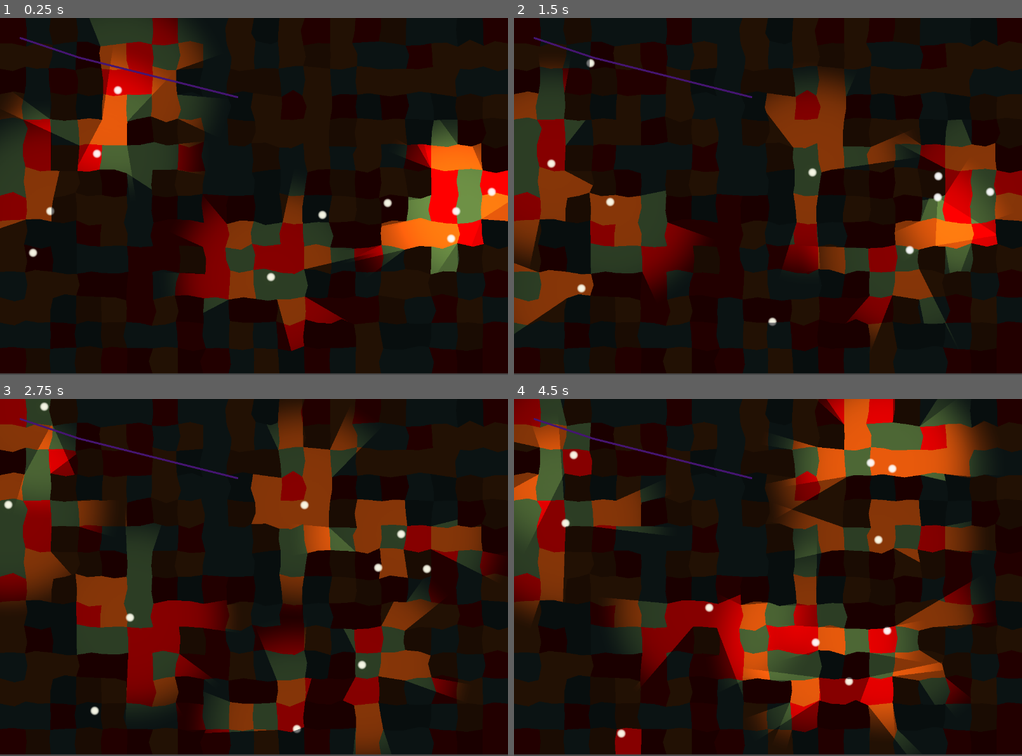
Above: before the commit, frames 1-4 (two rows, left to right).
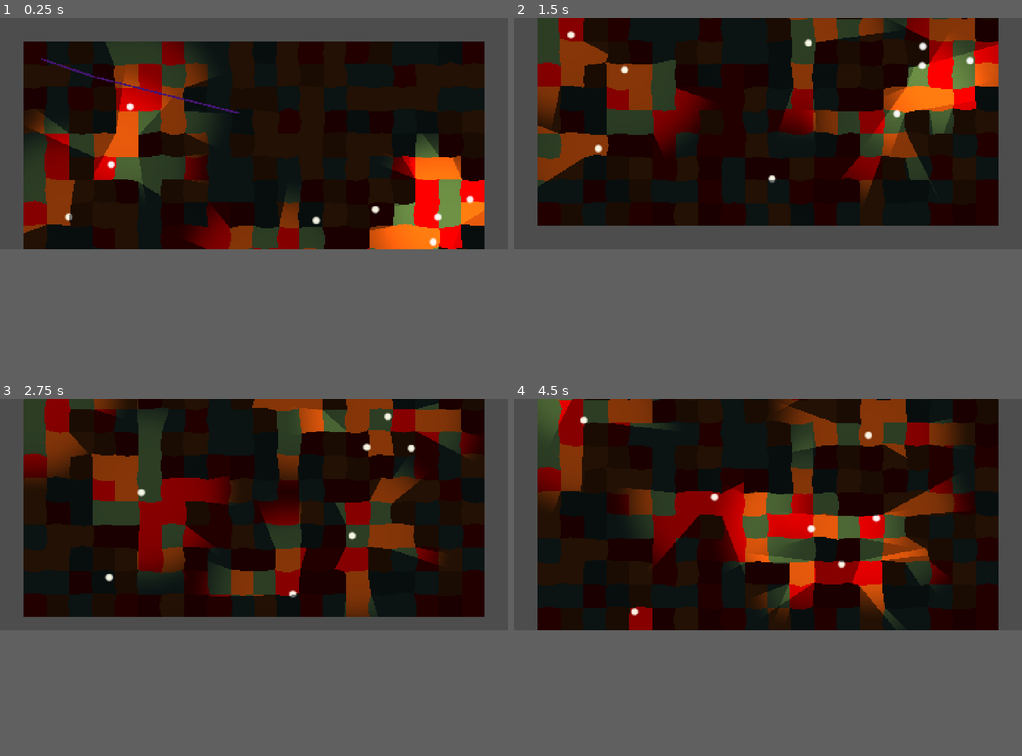
Above: after the commit, the same moments.

Repository: vincent-woelfer/dwarfs-diamonds
Game: Godot game, scene res://scenes/root.tscn
Two runs of this game, one before a commit and one after it. Both use one fixed random seed, a clock stepped at 60 frames per second and the inputs below.
Inputs:
- Up to frame 1 (0.25 s): no input
- Up to frame 2 (1.5 s): hold Right (ui_right) 0.53-1.28 s; hold S (cam_move_down, bound only after the commit) 0.53-1.28 s; tap A (cam_move_left, bound only after the commit) at 0.8, 1.35 s; hold Down (ui_down) from 1.28 s (still down)
- Up to frame 3 (2.75 s): tap D (cam_move_right, bound only after the commit) at 1.55 s; release Down (ui_down) at 2.03 s; hold Right (ui_right) from 2.03 s (still down); hold D (cam_move_right, bound only after the commit) from 2.03 s (still down); tap W (cam_move_up, bound only after the commit) at 2.3 s
- Up to frame 4 (4.5 s): release Right (ui_right) at 2.78 s; release D (cam_move_right, bound only after the commit) at 2.78 s; hold Up (ui_up) 2.78-3.53 s; tap W (cam_move_up, bound only after the commit) at 2.85 s; tap S (cam_move_down, bound only after the commit) at 3.05 s; hold S (cam_move_down, bound only after the commit) 3.53-4.28 s; hold Left (ui_left) from 3.53 s (still down); tap A (cam_move_left, bound only after the commit) at 3.8, 4.35 s
The window is 800x562 before the commit and 800x364 after it. Grey fills any space a smaller window leaves; there, only what the larger window draws over its background counts as a difference.

The runs differ from the first frame. In frame 1, 34% of the frame differs, in the area x 0-100%, y 0-100%; in frame 2, 46%; in frame 3, 51%; in frame 4, 50%.

Commit message:
add camera

Diff:
--- a/project.godot
+++ b/project.godot
@@ -15,13 +15,64 @@
 config/features=PackedStringArray("4.5", "Forward Plus")
 config/icon="res://icon.svg"
 
+[autoload]
+
+Global="*res://src/autoloads/Global.gd"
+
+[debug]
+
+gdscript/warnings/unused_variable=0
+gdscript/warnings/unused_local_constant=0
+gdscript/warnings/unused_private_class_variable=0
+gdscript/warnings/unused_parameter=0
+gdscript/warnings/unused_signal=0
+gdscript/warnings/untyped_declaration=1
+gdscript/warnings/unsafe_property_access=1
+gdscript/warnings/unsafe_method_access=1
+gdscript/warnings/unsafe_cast=1
+gdscript/warnings/unsafe_call_argument=1
+
 [display]
 
-window/size/viewport_width=1280
-window/size/viewport_height=900
+window/size/viewport_width=1408
+window/size/viewport_height=640
+window/size/mode=3
+window/size/initial_position_type=3
+window/size/borderless=true
+window/stretch/mode="canvas_items"
+window/stretch/aspect="expand"
+window/vsync/vsync_mode=0
 
 [file_customization]
 
 folder_colors={
 "res://src/": "blue"
 }
+
+[input]
+
+cam_move_left={
+"deadzone": 0.2,
+"events": [Object(InputEventKey,"resource_local_to_scene":false,"resource_name":"","device":-1,"window_id":0,"alt_pressed":false,"shift_pressed":false,"ctrl_pressed":false,"meta_pressed":false,"pressed":false,"keycode":0,"physical_keycode":65,"key_label":0,"unicode":97,"location":0,"echo":false,"script":null)
+]
+}
+cam_move_right={
+"deadzone": 0.2,
+"events": [Object(InputEventKey,"resource_local_to_scene":false,"resource_name":"","device":-1,"window_id":0,"alt_pressed":false,"shift_pressed":false,"ctrl_pressed":false,"meta_pressed":false,"pressed":false,"keycode":0,"physical_keycode":68,"key_label":0,"unicode":100,"location":0,"echo":false,"script":null)
+]
+}
+cam_move_up={
+"deadzone": 0.2,
+"events": [Object(InputEventKey,"resource_local_to_scene":false,"resource_name":"","device":-1,"window_id":0,"alt_pressed":false,"shift_pressed":false,"ctrl_pressed":false,"meta_pressed":false,"pressed":false,"keycode":0,"physical_keycode":87,"key_label":0,"unicode":119,"location":0,"echo":false,"script":null)
+]
+}
+cam_move_down={
+"deadzone": 0.2,
+"events": [Object(InputEventKey,"resource_local_to_scene":false,"resource_name":"","device":-1,"window_id":0,"alt_pressed":false,"shift_pressed":false,"ctrl_pressed":false,"meta_pressed":false,"pressed":false,"keycode":0,"physical_keycode":83,"key_label":0,"unicode":115,"location":0,"echo":false,"script":null)
+]
+}
+quit={
+"deadzone": 0.2,
+"events": [Object(InputEventKey,"resource_local_to_scene":false,"resource_name":"","device":-1,"window_id":0,"alt_pressed":false,"shift_pressed":false,"ctrl_pressed":false,"meta_pressed":false,"pressed":false,"keycode":0,"physical_keycode":4194305,"key_label":0,"unicode":0,"location":0,"echo":false,"script":null)
+]
+}
--- /dev/null
+++ b/scenes/camera_controller.gd
@@ -0,0 +1 @@
+extends "res://src/CameraController.gd"
--- a/scenes/root.tscn
+++ b/scenes/root.tscn
@@ -1,6 +1,11 @@
-[gd_scene load_steps=2 format=3 uid="uid://ci6xt6c4pgxfe"]
+[gd_scene load_steps=3 format=3 uid="uid://ci6xt6c4pgxfe"]
 
 [ext_resource type="Script" uid="uid://6tsnng1yc534" path="res://src/Level.gd" id="1_j5px3"]
+[ext_resource type="Script" uid="uid://dyag5xrvgqmps" path="res://src/Camera.gd" id="2_twpsu"]
 
 [node name="Node2D" type="Node2D"]
 script = ExtResource("1_j5px3")
+
+[node name="Camera" type="Camera2D" parent="."]
+limit_enabled = false
+script = ExtResource("2_twpsu")
--- /dev/null
+++ b/src/Camera.gd
@@ -0,0 +1,50 @@
+class_name Camera
+extends Camera2D
+
+# Positional parameters
+# pixels per second
+@export var pan_speed: float = 600.0
+
+# For panning and level bounds
+# The world size (as in)
+var level_size: Vector2 = Global.CELL_SIZE_VEC * Vector2(Global.LEVEL_WIDTH, Global.LEVEL_HEIGHT)
+var margin_cells: int = 1
+
+
+var viewport_size: Vector2 = Vector2.ZERO # Set in _ready
+
+# Called when the node enters the scene tree for the first time.
+func _ready() -> void:
+	# Get the visible screen size (in world units)
+	viewport_size = get_viewport_rect().size / zoom
+
+	# Start centered on horizonal axis
+	position.x = level_size.x * 0.5
+	_clamp_to_level()
+
+
+func _process(delta: float) -> void:
+	var input_vector := Vector2.ZERO
+
+	if Input.is_action_pressed("ui_left") or Input.is_action_pressed("cam_move_left"):
+		input_vector.x -= 1
+	if Input.is_action_pressed("ui_right") or Input.is_action_pressed("cam_move_right"):
+		input_vector.x += 1
+	if Input.is_action_pressed("ui_up") or Input.is_action_pressed("cam_move_up"):
+		input_vector.y -= 1
+	if Input.is_action_pressed("ui_down") or Input.is_action_pressed("cam_move_down"):
+		input_vector.y += 1
+
+
+	# Actually move
+	if input_vector != Vector2.ZERO:
+		position += input_vector.normalized() * pan_speed * delta
+
+	_clamp_to_level()
+
+
+func _clamp_to_level() -> void:
+	var half_view := viewport_size * 0.5
+	var margin := margin_cells * Global.CELL_SIZE
+	position.x = clamp(position.x, half_view.x - margin, level_size.x - half_view.x + margin)
+	position.y = clamp(position.y, half_view.y - margin, level_size.y - half_view.y + margin)
--- a/src/Cell.gd
+++ b/src/Cell.gd
@@ -49,15 +49,6 @@
 		occluder.occluder = occluder_poly
 		add_child(occluder)
 
-	# if not is_solid and randf() <= 0.05:
-	# 	var light := PointLight2D.new()
-	# 	light.energy = 1.5
-	# 	light.texture_scale = 1.75
-	# 	light.texture = preload("res://gradient.png")
-	# 	light.position = grid_pos * Util.CELL_SIZE.x
-	# 	light.shadow_enabled = true
-	# 	add_child(light)
-
 
 
 func _get_cell_colors() -> PackedColorArray:
@@ -79,10 +70,10 @@
 # Returns a rectangle polygon for cell at grid position (x, y)
 func _get_cell_polygon(x: int, y: int) -> PackedVector2Array:
 	# 4 Corners
-	var top_left := Vector2(x * Util.CELL_SIZE.x, y * Util.CELL_SIZE.y)
-	var top_right := top_left + Vector2(Util.CELL_SIZE.x, 0)
-	var bot_right := top_left + Util.CELL_SIZE
-	var bot_left := top_left + Vector2(0, Util.CELL_SIZE.y)
+	var top_left := Vector2(x * Global.CELL_SIZE, y * Global.CELL_SIZE)
+	var top_right := top_left + Vector2(Global.CELL_SIZE, 0)
+	var bot_right := top_left + Global.CELL_SIZE_VEC
+	var bot_left := top_left + Vector2(0, Global.CELL_SIZE)
 
 	# 4 Sides
 	var top := (top_left + top_right) * 0.5
@@ -91,8 +82,8 @@
 	var left := (bot_left + top_left) * 0.5
 
 	# Offset
-	var max_corner_offset := Util.CELL_SIZE.length() * 0.1
-	var max_side_offset := Util.CELL_SIZE.length() * 0.125
+	var max_corner_offset := Global.CELL_SIZE * 0.1
+	var max_side_offset := Global.CELL_SIZE * 0.125
 
 	top_left += Util.rand_circular_offset(top_left, max_corner_offset)
 	top_right += Util.rand_circular_offset(top_right, max_corner_offset)
--- a/src/Level.gd
+++ b/src/Level.gd
@@ -5,9 +5,8 @@
 var wandering_light_scene := preload('res://scenes/WanderingLight.tscn')
 
 
-func _ready():
+func _ready() -> void:
 	_generate_grid()
-
 
 	# Sunlight from straight above
 	var sun := DirectionalLight2D.new()
@@ -23,16 +22,18 @@
 	# Wandering Lights
 	for i in range(10):
 		var light: WanderingLight = wandering_light_scene.instantiate()
-		light.global_position = Vector2(randi_range(1, Util.LEVEL_WIDTH-1), randi_range(1, Util.LEVEL_HEIGHT-1)) * Util.CELL_SIZE
+		var light_pos := Vector2(randi_range(1, Global.LEVEL_WIDTH - 1), randi_range(1, Global.LEVEL_HEIGHT - 1))
+		light_pos *= Global.CELL_SIZE
+		light.global_position = light_pos
 		add_child(light)
 
 	# Add path
-	var path : Path = Path.new()
+	var path: Path = Path.new()
 	add_child(path)
 
-func _generate_grid():
-	for y in range(Util.LEVEL_HEIGHT):
-		for x in range(Util.LEVEL_WIDTH):
+func _generate_grid() -> void:
+	for y in range(Global.LEVEL_HEIGHT):
+		for x in range(Global.LEVEL_WIDTH):
 			var type: Cell.CellType = Cell.CellType.values().pick_random()
 			var c := Cell.new(Vector2i(x, y), type)
 			add_child(c)
--- a/src/Util.gd
+++ b/src/Util.gd
@@ -1,13 +1,13 @@
 @tool
 class_name Util
 
-# Grid dimensions
-const LEVEL_WIDTH: int = 20
-const LEVEL_HEIGHT: int = 14
-const CELL_SIZE: Vector2 = Vector2(64, 64)
 
 static func is_map_border(x: float, y: float) -> bool:
-	return x <= 0.0 or y <= 0.0 or x >= LEVEL_WIDTH * int(CELL_SIZE.x) or y >= LEVEL_HEIGHT * int(CELL_SIZE.y)
+	var min_x := 0.0
+	var min_y := 0.0
+	var max_x := Global.LEVEL_WIDTH * Global.CELL_SIZE
+	var max_y := Global.LEVEL_HEIGHT * Global.CELL_SIZE
+	return x <= min_x or y <= min_y or x >= max_x or y >= max_y
 
 static func rand_circular_offset(v: Vector2, r_max: float) -> Vector2:
 	var r1 := rand_from_vec(v, 0)
@@ -29,9 +29,9 @@
 		return 0.0
 
 	# Round inputs to 2 decimal places
-	var x_ = int(round(x * 100.0))
-	var y_ = int(round(y * 100.0))
+	var x_ := roundi(x * 100.0)
+	var y_ := roundi(y * 100.0)
 
-	var n = x_ * 73856093 ^ y_ * 19349663 ^ z * 83492791
+	var n := x_ * 73856093 ^ y_ * 19349663 ^ z * 83492791
 	n = n & 0x7fffffff
 	return float(n % 10001) / 10000.0
--- /dev/null
+++ b/src/autoloads/Global.gd
@@ -0,0 +1,31 @@
+@tool
+# No class_name here, the name of the singleton is set in the autoload
+extends Node2D
+
+# Grid dimensions
+const CELL_SIZE: int = 64
+const CELL_SIZE_VEC: Vector2 = Vector2(CELL_SIZE, CELL_SIZE)
+const LEVEL_WIDTH: int = 20
+const LEVEL_HEIGHT: int = 14
+
+func _ready() -> void:
+	if not Engine.is_editor_hint():
+		Input.mouse_mode = Input.MOUSE_MODE_CAPTURED
+		# Input.mouse_mode = Input.MOUSE_MODE_CONFINED
+
+# React to keyboard inputs to directly trigger events
+func _input(event: InputEvent) -> void:
+	# Only execute in game, check necessary because EventBus is @tool
+	if not Engine.is_editor_hint():
+		###################################################################
+		# NON-Signal Input Actions
+		###################################################################
+		# Quit game
+		if event.is_action_pressed("quit"):
+			HexLog.print_multiline_banner_with_text("Quitting Game")
+			get_tree().quit()
+
+		###################################################################
+		# DEBUG Input Actions
+		###################################################################
+		# ...
--- /dev/null
+++ b/src/utils/HexLog.gd
@@ -0,0 +1,40 @@
+@tool
+class_name HexLog
+
+######################################################
+# Printing / Logging
+######################################################
+const BANNER_WIDTH: int = 64
+const BANNER_CHAR: String = "="
+
+static func print_only_banner() -> void:
+	print(BANNER_CHAR.repeat(BANNER_WIDTH))
+
+static func print_banner_with_text(string: String) -> void:
+	# Souround string with spaces
+	string = " " + string + " "
+
+	print(_center_text(string, BANNER_WIDTH, BANNER_CHAR))
+
+static func print_multiline_banner_with_text(string: String) -> void:
+	# Souround string with spaces
+	string = " " + string + " "
+
+	var banner_line: String = BANNER_CHAR.repeat(BANNER_WIDTH)
+	print(banner_line, "\n", _center_text(string, BANNER_WIDTH, BANNER_CHAR), "\n", banner_line)
+
+
+static func _center_text(text: String, width: int, filler: String) -> String:
+	var pad_size_total: int = max(0, (width - text.length()))
+
+	var pad_size_left: int
+	var pad_size_right: int
+	if pad_size_total % 2 == 0:
+		var pad_size: int = int(pad_size_total / 2.0)
+		pad_size_left = pad_size
+		pad_size_right = pad_size
+	else:
+		pad_size_left = floori(pad_size_total / 2.0)
+		pad_size_right = pad_size_left + 1
+
+	return filler.repeat(pad_size_left) + text + filler.repeat(pad_size_right)
Not shown, added: scenes/camera_controller.gd.uid
Not shown, added: src/Camera.gd.uid
Not shown, added: src/autoloads/Global.gd.uid
Not shown, added: src/utils/HexLog.gd.uid
